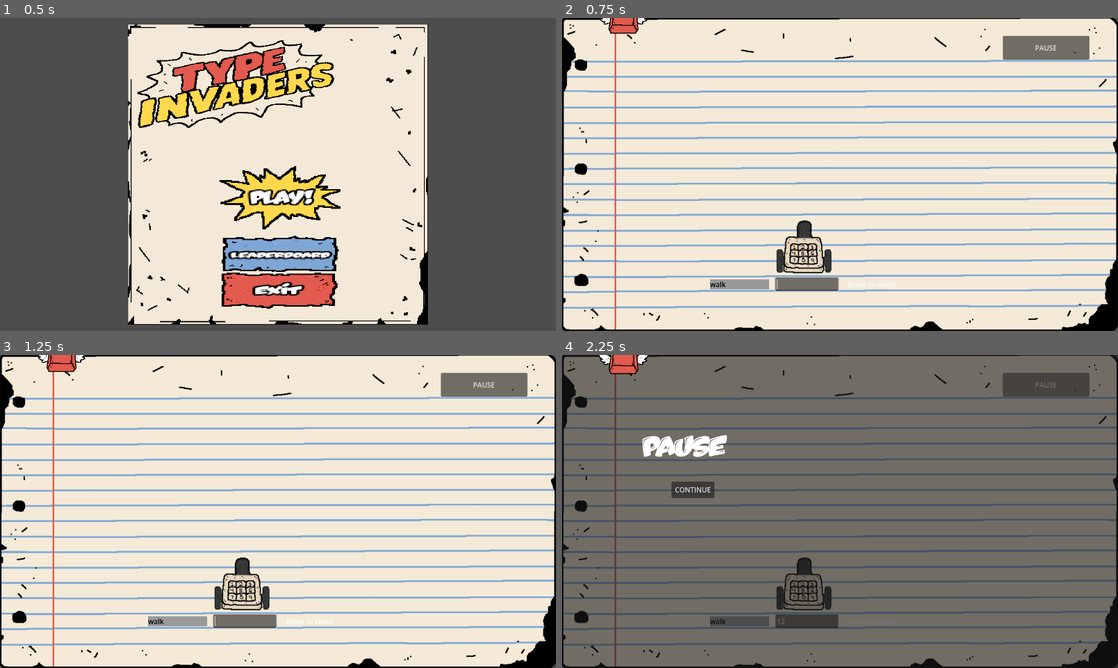
Above: before the commit, frames 1-4 (two rows, left to right).
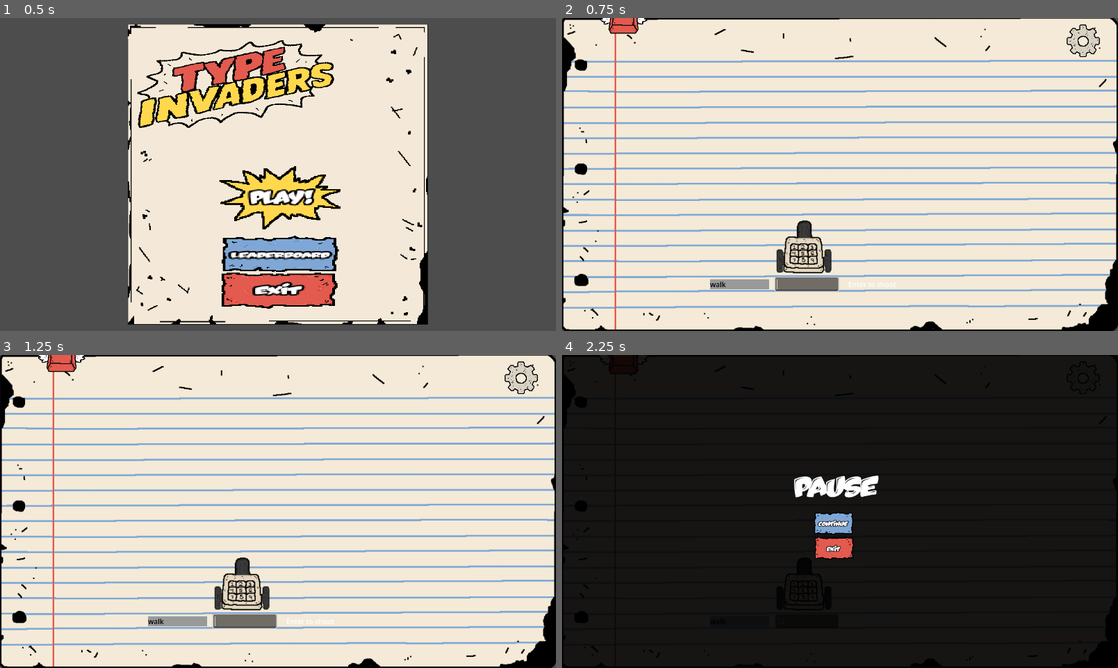
Above: after the commit, the same moments.

Repository: Jsalazar68/3390_project3
Game: Godot game, scene res://scenes/menu/main menu.tscn
Two runs of this game, one before a commit and one after it. Both use one fixed random seed, a clock stepped at 60 frames per second and the inputs below.
Inputs (mouse positions are in pixels of both pictures, inside the frame that each line leads up to; where the layout moved, square brackets give the same spot in the first picture):
- Up to frame 1 (0.5 s): no input
- Up to frame 2 (0.75 s): click "play!" at 0.5 s
- Up to frame 3 (1.25 s): no input
- Up to frame 4 (2.25 s): click (806, 621) at 1.27 s; type "12" at 1.35 s; click (1101, 380) [1045, 386] at 2 s

Frame 1 is identical in both runs. In frame 2, 1.4% of the frame differs, in the area x 79-97%, y 2-14%; in frame 3, 1.4%; in frame 4, 97%, in the area x 0-100%, y 0-100%.

Commit message:
pause finished

Diff:
--- a/Scenes/game/Pause.tscn
+++ b/Scenes/game/Pause.tscn
@@ -2,9 +2,16 @@
 
 [ext_resource type="Script" uid="uid://kmrh74w5v3b2" path="res://scripts/gameplay/pause.gd" id="1_v6a0q"]
 [ext_resource type="FontFile" uid="uid://critqjbdcfn48" path="res://assets/fonts/Oups.otf" id="2_iahpw"]
+[ext_resource type="Texture2D" uid="uid://ygigu3dl01tq" path="res://assets/sprites/leaderboardResized.png" id="2_jp5e5"]
 
 [sub_resource type="StyleBoxFlat" id="StyleBoxFlat_jp5e5"]
 bg_color = Color(0, 0, 0, 0.48235294)
+
+[sub_resource type="LabelSettings" id="LabelSettings_ldrcs"]
+font = ExtResource("2_iahpw")
+font_size = 18
+outline_size = 5
+outline_color = Color(0, 0, 0, 1)
 
 [sub_resource type="LabelSettings" id="LabelSettings_fhkms"]
 font = ExtResource("2_iahpw")
@@ -32,6 +39,25 @@
 grow_vertical = 2
 theme_override_styles/panel = SubResource("StyleBoxFlat_jp5e5")
 
+[node name="TextureButton" type="TextureButton" parent="pause_Panel" unique_id=1724969438]
+texture_filter = 1
+layout_mode = 0
+offset_left = 577.0
+offset_top = 409.0
+offset_right = 705.0
+offset_bottom = 462.0
+scale = Vector2(1.5, 1)
+texture_normal = ExtResource("2_jp5e5")
+
+[node name="Label" type="Label" parent="pause_Panel/TextureButton" unique_id=1129983288]
+layout_mode = 0
+offset_left = 8.0
+offset_top = 16.0
+offset_right = 84.0
+offset_bottom = 44.0
+text = "Continue"
+label_settings = SubResource("LabelSettings_ldrcs")
+
 [node name="pause_Label" type="Label" parent="pause_Panel" unique_id=1998957433]
 layout_mode = 1
 anchors_preset = 8
@@ -48,12 +74,4 @@
 text = "PAUSED"
 label_settings = SubResource("LabelSettings_fhkms")
 
-[node name="ContinueButton" type="Button" parent="." unique_id=793904603]
-layout_mode = 0
-offset_left = 510.0
-offset_top = 402.0
-offset_right = 790.0
-offset_bottom = 496.0
-text = "CONTINUE"
-
-[connection signal="pressed" from="ContinueButton" to="." method="_on_continue_button_pressed"]
+[connection signal="pressed" from="pause_Panel/TextureButton" to="." method="_on_texture_button_pressed"]
--- a/scenes/game/Game.tscn
+++ b/scenes/game/Game.tscn
@@ -11,6 +11,7 @@
 [ext_resource type="FontFile" uid="uid://critqjbdcfn48" path="res://assets/fonts/Oups.otf" id="6_gynul"]
 [ext_resource type="Texture2D" uid="uid://ygigu3dl01tq" path="res://assets/sprites/leaderboardResized.png" id="7_60iot"]
 [ext_resource type="AudioStream" uid="uid://bah4mi1xe4f86" path="res://audio/sfx/universfield-powerful-cannon-shot-352459.mp3" id="11_aptqa"]
+[ext_resource type="Texture2D" uid="uid://b4ie0bns7w4ir" path="res://assets/sprites/settingsCog.png" id="11_gynul"]
 
 [sub_resource type="StyleBoxFlat" id="StyleBoxFlat_gl6un"]
 
@@ -53,9 +54,17 @@
 [sub_resource type="RectangleShape2D" id="RectangleShape2D_nbkpf"]
 size = Vector2(1278.5, 36)
 
+[sub_resource type="StyleBoxFlat" id="StyleBoxFlat_gynul"]
+bg_color = Color(0, 0, 0, 0.9098039)
+
 [sub_resource type="LabelSettings" id="LabelSettings_qivi1"]
 font = ExtResource("6_gynul")
 font_size = 72
+
+[sub_resource type="LabelSettings" id="LabelSettings_aptqa"]
+font = ExtResource("6_gynul")
+outline_size = 5
+outline_color = Color(0, 0, 0, 1)
 
 [node name="Game" type="Node2D" unique_id=529625396]
 script = ExtResource("1_iukft")
@@ -256,14 +265,17 @@
 offset_bottom = 23.0
 
 [node name="PauseButton" type="Button" parent="." unique_id=1131325635]
-offset_left = 1015.0
-offset_top = 41.0
-offset_right = 1214.0
-offset_bottom = 96.0
-text = "PAUSE"
+offset_left = 1148.0
+offset_top = 2.0
+offset_right = 1347.0
+offset_bottom = 106.0
+icon = ExtResource("11_gynul")
+flat = true
 
 [node name="PauseMenu" type="Control" parent="." unique_id=1044815925]
 process_mode = 2
+visible = false
+z_index = 1
 layout_mode = 3
 anchors_preset = 0
 offset_right = 1288.0
@@ -273,24 +285,73 @@
 layout_mode = 0
 offset_right = 1306.0
 offset_bottom = 769.0
+theme_override_styles/panel = SubResource("StyleBoxFlat_gynul")
 
 [node name="Label" type="Label" parent="PauseMenu" unique_id=799552395]
-layout_mode = 0
-offset_left = 184.0
-offset_top = 167.0
-offset_right = 370.0
-offset_bottom = 255.0
+layout_mode = 1
+anchors_preset = 8
+anchor_left = 0.5
+anchor_top = 0.5
+anchor_right = 0.5
+anchor_bottom = 0.5
+offset_left = -111.0
+offset_top = -126.0
+offset_right = 79.0
+offset_bottom = -38.0
+grow_horizontal = 2
+grow_vertical = 2
 text = "PAUSE"
 label_settings = SubResource("LabelSettings_qivi1")
 
-[node name="ContinueButton" type="Button" parent="PauseMenu" unique_id=87072734]
-layout_mode = 0
-offset_left = 252.0
-offset_top = 291.0
-offset_right = 351.0
-offset_bottom = 329.0
-text = "CONTINUE
-"
+[node name="continue button" type="TextureButton" parent="PauseMenu" unique_id=1481932436]
+texture_filter = 1
+layout_mode = 1
+anchors_preset = 8
+anchor_left = 0.5
+anchor_top = 0.5
+anchor_right = 0.5
+anchor_bottom = 0.5
+offset_left = -64.0
+offset_top = -26.5
+offset_right = 64.0
+offset_bottom = 26.5
+grow_horizontal = 2
+grow_vertical = 2
+texture_normal = ExtResource("7_60iot")
+
+[node name="Label" type="Label" parent="PauseMenu/continue button" unique_id=450920021]
+layout_mode = 0
+offset_left = 10.0
+offset_top = 18.0
+offset_right = 81.0
+offset_bottom = 41.0
+text = "Continue"
+label_settings = SubResource("LabelSettings_aptqa")
+
+[node name="exit button" type="TextureButton" parent="PauseMenu" unique_id=713741759]
+texture_filter = 1
+layout_mode = 0
+offset_left = 582.0
+offset_top = 419.0
+offset_right = 710.0
+offset_bottom = 472.0
+texture_normal = ExtResource("5_aptqa")
+
+[node name="Label" type="Label" parent="PauseMenu/exit button" unique_id=1029522064]
+layout_mode = 1
+anchors_preset = 8
+anchor_left = 0.5
+anchor_top = 0.5
+anchor_right = 0.5
+anchor_bottom = 0.5
+offset_left = -37.0
+offset_top = -9.5
+offset_right = 34.0
+offset_bottom = 13.5
+grow_horizontal = 2
+grow_vertical = 2
+text = "exit"
+label_settings = SubResource("LabelSettings_aptqa")
 
 [node name="cannonShot" type="AudioStreamPlayer2D" parent="." unique_id=403076497]
 stream = ExtResource("11_aptqa")
@@ -305,4 +366,5 @@
 [connection signal="timeout" from="SpawnTimer" to="." method="_on_spawn_timer_timeout"]
 [connection signal="timeout" from="DifficultyTimer" to="." method="_on_difficulty_timer_timeout"]
 [connection signal="pressed" from="PauseButton" to="." method="_on_pause_button_pressed"]
-[connection signal="pressed" from="PauseMenu/ContinueButton" to="." method="_on_continue_button_pressed"]
+[connection signal="pressed" from="PauseMenu/continue button" to="." method="_on_texture_button_pressed"]
+[connection signal="pressed" from="PauseMenu/exit button" to="." method="_on_exit_button_pressed"]
--- a/scripts/gameplay/game.gd
+++ b/scripts/gameplay/game.gd
@@ -136,16 +136,21 @@
 	var name = $game_Over/nameInput.text
 	Network.send_score(name, count)
 
+#restart button
 func _on_reset_button_pressed() -> void:
 	get_tree().reload_current_scene()
 
-
+#pause button
 func _on_pause_button_pressed() -> void:
 	get_tree().paused = true
 	$PauseMenu.show()
 
-
-
-func _on_continue_button_pressed() -> void:
+#continue botton
+func _on_texture_button_pressed() -> void:
 	$PauseMenu.hide()
 	get_tree().paused = false
+
+#exit button
+func _on_exit_button_pressed() -> void:
+	get_tree().paused = false
+	get_tree().change_scene_to_file("res://scenes/menu/main menu.tscn")
--- a/scripts/gameplay/pause.gd
+++ b/scripts/gameplay/pause.gd
@@ -6,15 +6,18 @@
 	pass # Replace with function body.
 
 func pause():
+	show()
 	get_tree().paused = true
 
-
-func _on_continue_button_pressed() -> void:
-	get_tree().paused = false
 func _input(event):
 	if Input.is_action_just_pressed("pause") and !get_tree().paused:
 		pause()
 		print("escape pressed for pausing")
 	elif Input.is_action_just_pressed("pause") and get_tree().paused:
-		_on_continue_button_pressed()
+		_on_texture_button_pressed()
 		print("escape pressed for resuming")
+
+
+func _on_texture_button_pressed() -> void:
+	hide()
+	get_tree().paused = false
Binary file removed: audio/title.png
Not shown, removed: audio/title.png.import
